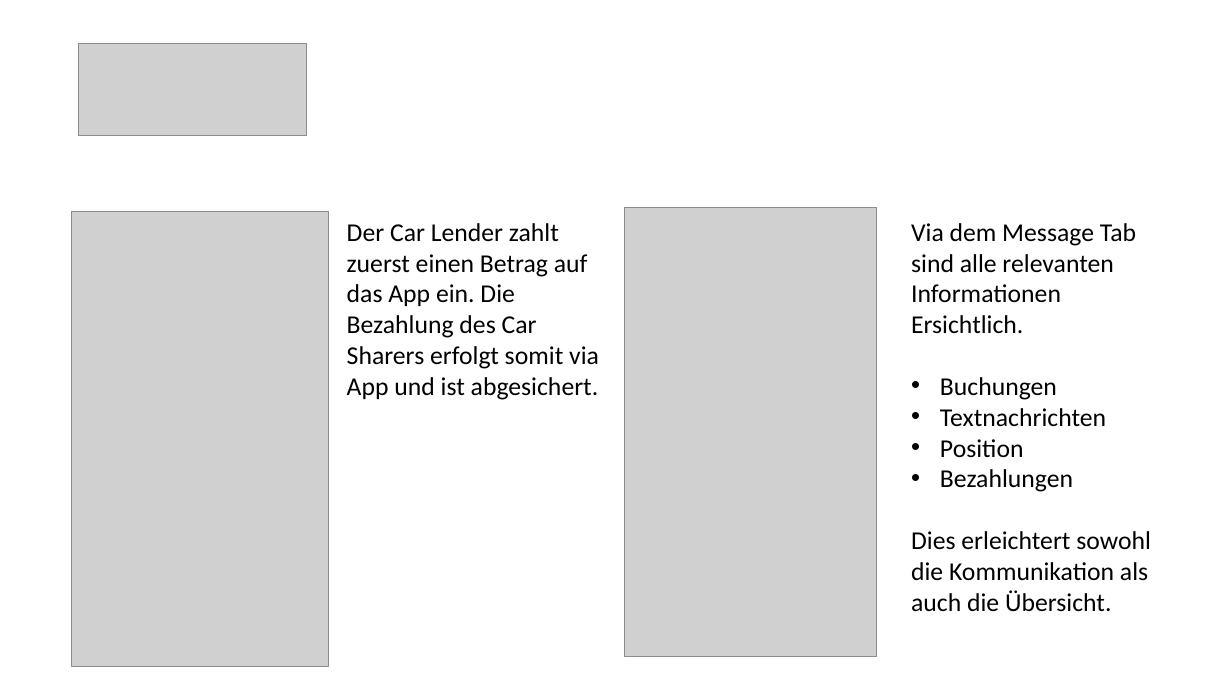
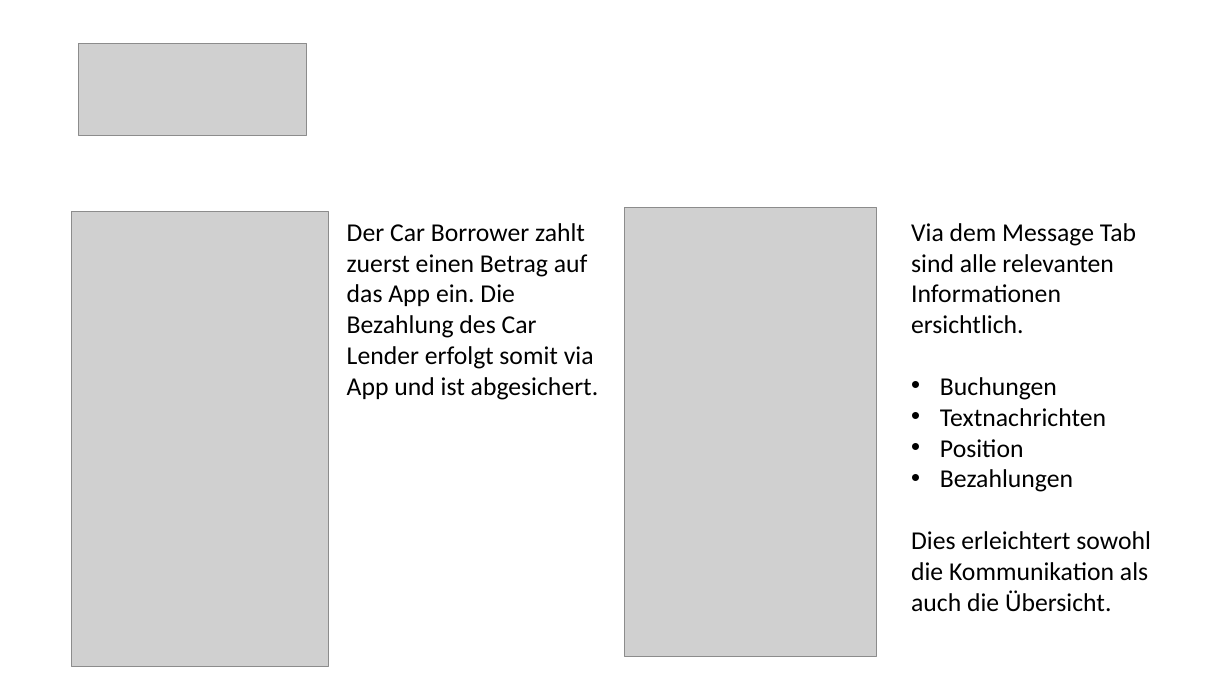
Before and after one commit to christopherchristensen/summaries, a slide deck: slide 1 of usab/Konkurenzanalyse.pptx. Drawn at 1232x693 pixels with LibreOffice and Linux fonts; fonts in the diff are those of the drawing; grey boxes stand for pictures. Boxes give left, top, right and bottom in pixels: in the first picture for what was removed or moved away, otherwise in the second. Text is boxed around its words. In the diff, an @@ line names an element or a change of style, - is before the commit and + after.

Commit message:
pp edited

```diff
--- a/usab/Konkurenzanalyse.pptx
+++ b/usab/Konkurenzanalyse.pptx
@@ text at bbox=[347, 223, 599, 400]: text changed @@
-Der Car Lender zahlt zuerst einen Betrag auf das App ein. Die Bezahlung des Car Sharers erfolgt somit via App und ist abgesichert.
+Der Car Borrower zahlt zuerst einen Betrag auf das App ein. Die Bezahlung des Car Lender erfolgt somit via App und ist abgesichert.
@@ text at bbox=[911, 223, 1136, 333]: text changed @@
-Via dem Message Tab sind alle relevanten Informationen Ersichtlich.
+Via dem Message Tab sind alle relevanten Informationen ersichtlich.
```
Also in this commit, not shown: 3 other slides changed.
